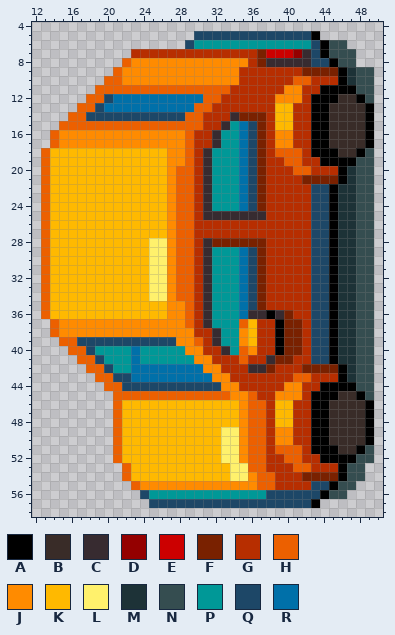
A pixel-art sprite gets an edit: Assets/Artwork/TempArt/Cars/yellow-car@down.png. Above: the version before the commit.
The file is 64x64 pixels. Colours within 5 levels of each other are drawn and written as one. Shown: x 12..50, y 4..58.
Palette (. is transparent): A #000000  B #392c28  C #372b30  D #940000  E #cc0000  F #792100  G #b72e00  H #ec6000  J #ff8b00  K #ffb900  L #fff16c  M #1d3237  N #354d50  P #009897  Q #1d4767  R #0070a9
Pixels before, first column x 13:
 5 .................QQQQQQQQQQQQQA......
 6 ................QPPPPPPPPPPPPPQANN...
 7 ..........GGGGGGGGGGGGGGFEEEDCQANNN..
 8 .........HJJJJJJJJJJJJJGFCCCCCQQANN..
 9 ........HJJJJJJJJJJJJJGGGGGGGFFFFAMNN
10 .......HHJJJJJJJJJJJJJGGGGGGHHGGGAMNN
11 ......HHHHHHHHHHHHHHHGGGGGGJJGGAAAANN
12 .....HHQRRRRRRRRRRHHGGGGGGJJJGAAABBAN
13 ....HHQRRRRRRRRRRHHGGGGGGGKKGGAABBBBA
14 ...HHQQQQQQQQQQQHHGGGCFFFGKKGGAABBBBA
15 ..HHHHHHHHHHHHHHHHGGCPRQFGKKGGAABBBBA
16 .HJJJJJJJJJJJJJJHGGCPPRQFGJJGGAABBBBA
17 .HJJJJJJJJJJJJJJHGGCPPRQFGJJGGAABBBBA
18 HKKKKKKKKKKKKKJJHGCPPPRQFGHHHGAAABBAN
19 HKKKKKKKKKKKKKJJHGCPPPRQFGGHHGGAAAANN
20 HKKKKKKKKKKKKKJHHGCPPPRQFGGGHHGGGAMNN
21 HKKKKKKKKKKKKKJHHGCPPPRQFGGGGFFFFAMNN
22 HKKKKKKKKKKKKKJHHGCPPPRQFGGGGGQQAMMNN
23 HKKKKKKKKKKKKKJHHGCPPPRQFGGGGGQQAMMNN
24 HKKKKKKKKKKKKKJHHGCPPPRQFGGGGGQQAMMNN
25 HKKKKKKKKKKKKKJHHGCCCCCCCGGGGGQQAMMNN
26 HKKKKKKKKKKKKKJHHGGGGGGGGGGGGGQQAMMNN
27 HKKKKKKKKKKKKKJHHGGGGGGGGGGGGGQQAMMNN
28 HKKKKKKKKKKKLLJHHGCFFFFFFGGGGGQQAMMNN
29 HKKKKKKKKKKKLLJHHGCPPPRQFGGGGGQQAMMNN
30 HKKKKKKKKKKKLLJHHGCPPPRQFGGGGGQQAMMNN
31 HKKKKKKKKKKKLLJHHGCPPPRQFGGGGGQQAMMNN
32 HKKKKKKKKKKKLLJHHGCPPPRQFGGGGGQQAMMNN
33 HKKKKKKKKKKKLLJHHGCPPPRQFGGGGGQQAMMNN
34 HKKKKKKKKKKKLLJHHGCPPPRQFGGGGGQQAMMNN
35 HKKKKKKKKKKKKKJJHGCPPPRQFGGGGGQQAMMNN
36 HKKKKKKKKKKKKKJJHGCPPPRCCACFGGQQAMMNN
37 .HJJJJJJJJJJJJJJHGCPPPHKGGAFFGQQAMMNN
38 .HJJJJJJJJJJJJJJJGGCPPJKGGAFFGQQAMMNN
39 ..HHQQQQQQQQQQQJJHGCPPJKGGAFFGQQAMMNN
40 ...HHQPPPPRPPPPPJJGGCPHJGGAFFGQQAMMNN
41 ....HHQPPPRPPPPPPJJGGGHGGCFFGGQQAMMNN
42 .....HHQPPRRRRRRRRJJGGGCCFGGGFFFFAMNN
43 ......HHQQRRRRRRRRRJJGGGGGGGHHGGGAMNN
44 .......HHQQQQQQQQQQQJJGGGGGJJGGAAAANN
45 ........HHHHHHHHHHHHHJJHGGJJJGAAABBAN
46 ........HKKKKKKKKKKKKKJHHGKKGGAABBBBA
47 ........HKKKKKKKKKKKKKJHHGKKGGAABBBBA
48 ........HKKKKKKKKKKKKKJHHGKKGGAABBBBA
49 ........HKKKKKKKKKKKLLJHHGJJGGAABBBBA
50 ........HKKKKKKKKKKKLLJHHGJJGGAABBBBA
51 ........HKKKKKKKKKKKLLJHHGHHHGAAABBAN
52 ........HKKKKKKKKKKKLLJHHGGHHGGAAAANN
53 .........HKKKKKKKKKKKLLHHGGGHHGGGANN.
54 .........HKKKKKKKKKKKLLJHHGGGFFFFANN.
55 ..........HJJJJJJJJJJJJJHHGGGGQQANN..
56 ...........QPPPPPPPPPPPPPQQQQQQANN...
57 ............QQQQQQQQQQQQQQQQQQA......
Now the later version:
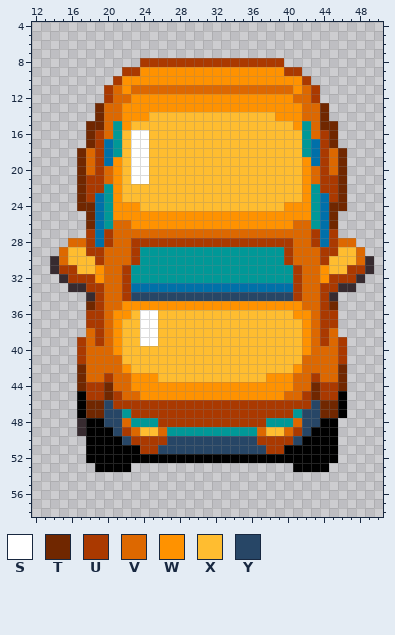
Colours new in this view: S #ffffff  T #702700  U #aa3900  V #dd6800  W #ff9200  X #ffbd30  Y #274666
What changed:
Changed rows in their new state; - is an unchanged pixel.
first column x 13:
 5 -----------------..............------
 6 ----------------..................---
 7 ----------.........................--
 8 ---------..UUUUUUUUUUUUUUUU........--
 9 --------.UUWWWWWWWWWWWWWWWWUU........
10 -------.UWWWWWWWWWWWWWWWWWWWWU.......
11 ------.UVWVVVVVVVVVVVVVVVVVVWVU......
12 -----..UVVWWWWWWWWWWWWWWWWWWVVU......
13 ----..TVVWWWWWWWWWWWWWWWWWWWWVVT.....
14 ---...TVVWWWXXXXXXXXXXXXXXWWWVVT.....
15 --...TTVPWXXXXXXXXXXXXXXXXXXWPVTT....
16 -....TUVPXSSXXXXXXXXXXXXXXXXXPVUT....
17 -....TURPXSSXXXXXXXXXXXXXXXXXPRUT....
18 ....TVURPXSSXXXXXXXXXXXXXXXXXPRUVT...
19 ....TVURWXSSXXXXXXXXXXXXXXXXXWRUVT...
20 ....TVUVWXSSXXXXXXXXXXXXXXXXXWVUVT...
21 ....TUUVWXSSXXXXXXXXXXXXXXXXXWVUUT...
22 ....TUUPWXXXXXXXXXXXXXXXXXXXXWPUUT...
23 ....TURPWXXXXXXXXXXXXXXXXXXXXWPRUT...
24 ....TTRPWWWXXXXXXXXXXXXXXXXWWWPRTT...
25 .....TRPWWWWWWWWWWWWWWWWWWWWWWPRT....
26 .....TRPVVWWWWWWWWWWWWWWWWWWVVPRT....
27 .....URUVVVVVVVVVVVVVVVVVVVVVVURU....
28 ...VVURUVVUUUUUUUUUUUUUUUUUUVVURUVV..
29 ..VXXUUVVVUPPPPPPPP---PPPPPUVVVUUXXV.
30 .CVXXXUVVVUPPPPPPPP---PPPPPUVVVUXXXVC
31 .CUUXXWVVUPPPPPPPPP---PPPPPPUVVWXXUUC
32 ..CUUUWVVUPPPPPPPPP---PPPPPPUVVWUUUC.
33 ...CCUUVVURRRRRRRRRRRR-RRRRRUVVUUCC..
34 .....CUVVUYYYYYYYYYYYYYYYYYYUVVUC....
35 .....TUVVWWWWWWWWWWWWWWWWWWWWVVUT....
36 .....UUVWWXSSXXXXXXXXXXXXXXXWWVUU....
37 -....UUVWXXSSXXXXXXXXXXXXXXXXWVUU....
38 -....VUVWXXSSXXXXXXXXXXXXXXXXWVUV....
39 --..UVUVWXXSSXXXXXXXXXXXXXXXXWVUVU...
40 ---.UVVVWXXXXXXXXXXXXXXXXXXXXWVVVU...
41 ----UVVVVXXXXXXXXXXXXXXXXXXXXVVVVU...
42 ----TVVVVWXXXXXXXXXXXXXXXXXXWVVVVT...
43 ----TVVUVVWWWXXXXXXXXXXXXWWWVVUVVT...
44 ----TUUTVVWWWWWWWWWWWWWWWWWWVVTUUT...
45 ----AUUTUVVWWWWWWWWWWWWWWWWVVUTUUA...
46 ----ATTYUUUUUUUUUUUUUUUUUUUUUUYTTA...
47 ----ATTYYPUUUUUUUUUUUUUUUUUUPYYTTA...
48 ----CAAYYVPPPUUUUUUUUUUUUPPPVYY-A....
49 ----CAAAYUVXXVPPPPPPPPPPVXXVUY--A....
50 -----AAAAYUUUUYYYYYYYYYYUUUUYA--A....
51 -----AAAAAAUUYYYYYYYYYYYYUUAAA---....
52 -----AAAAAAAAAAAAAAAAAAAAAAAAAA--....
53 ------AAAA..................AAAA....-
54 ---------...........................-
55 ----------.........................--
56 -----------.......................---
57 ------------...................------
Pixel boxes of the changes (left, top, right, bottom) in both pictures:
changed: (41, 31, 374, 508)
